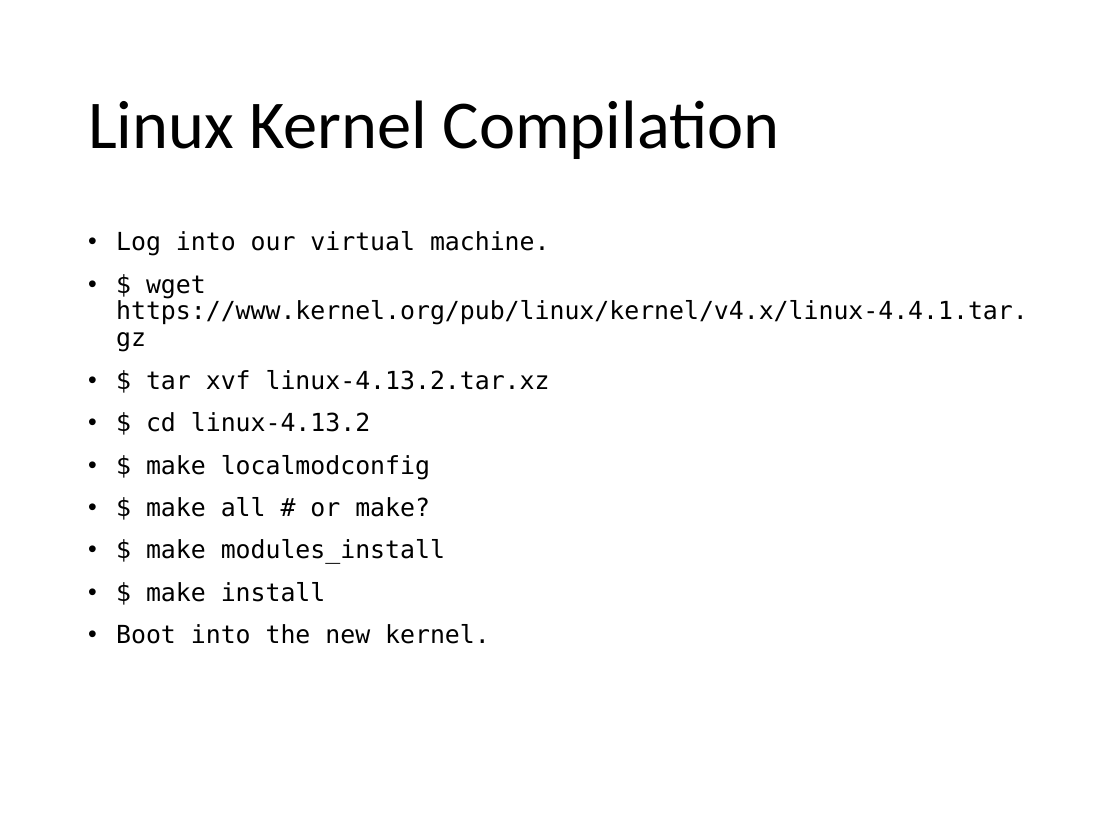
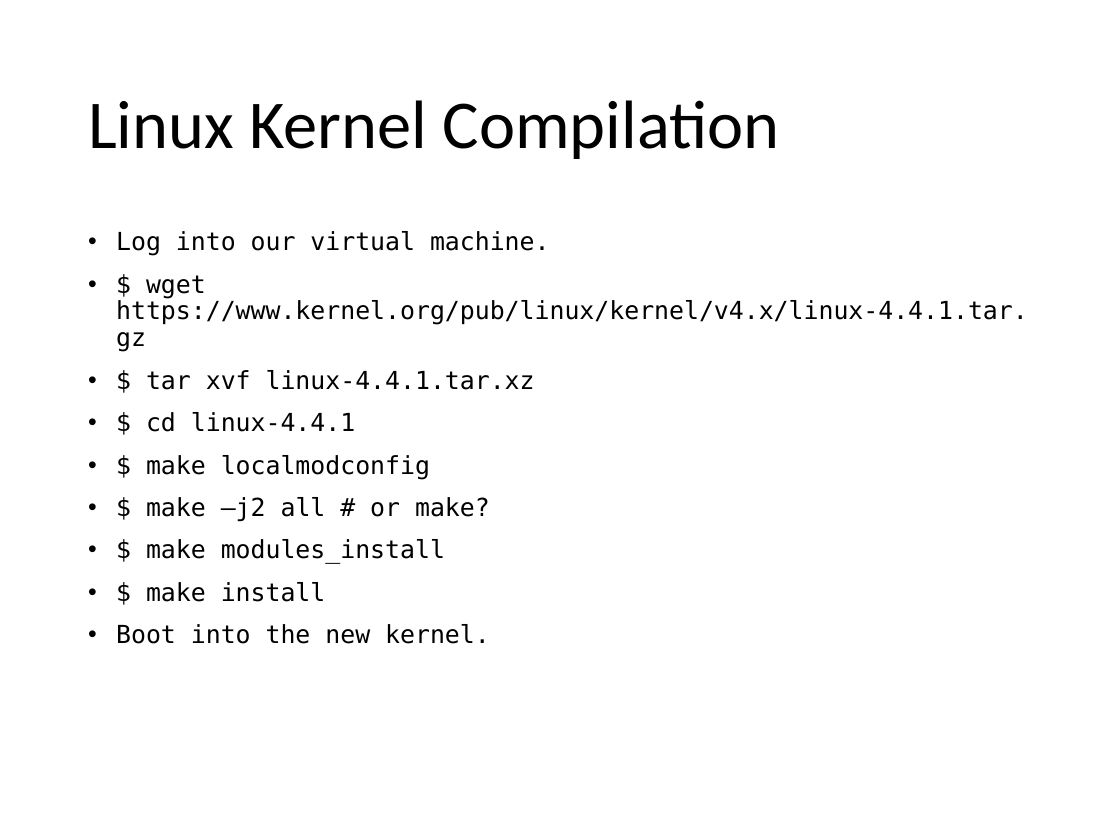
Before and after one commit to oscourse/oscourse.github.io, a slide deck: slide 5 of slides/lab04.pptx. Drawn at 1120x840 pixels with LibreOffice and Linux fonts; fonts in the diff are those of the drawing. Boxes give left, top, right and bottom in pixels: in the first picture for what was removed or moved away, otherwise in the second. Text is boxed around its words. In the diff, an @@ line names an element or a change of style, - is before the commit and + after.

Commit message:
Fix kernel version of lab04
modified:   lab04.pptx

```diff
--- a/slides/lab04.pptx
+++ b/slides/lab04.pptx
@@ text at (x1=146, y1=370, x2=535, y2=432): text changed @@
-• $ tar xvf linux-4.13.2.tar.xz
-• $ cd linux-4.13.2
+• $ tar xvf linux-4.4.1.tar.xz
+• $ cd linux-4.4.1
@@ text at (x1=146, y1=497, x2=490, y2=522): text changed @@
-• $ make all # or make?
+• $ make –j2 all # or make?
```
